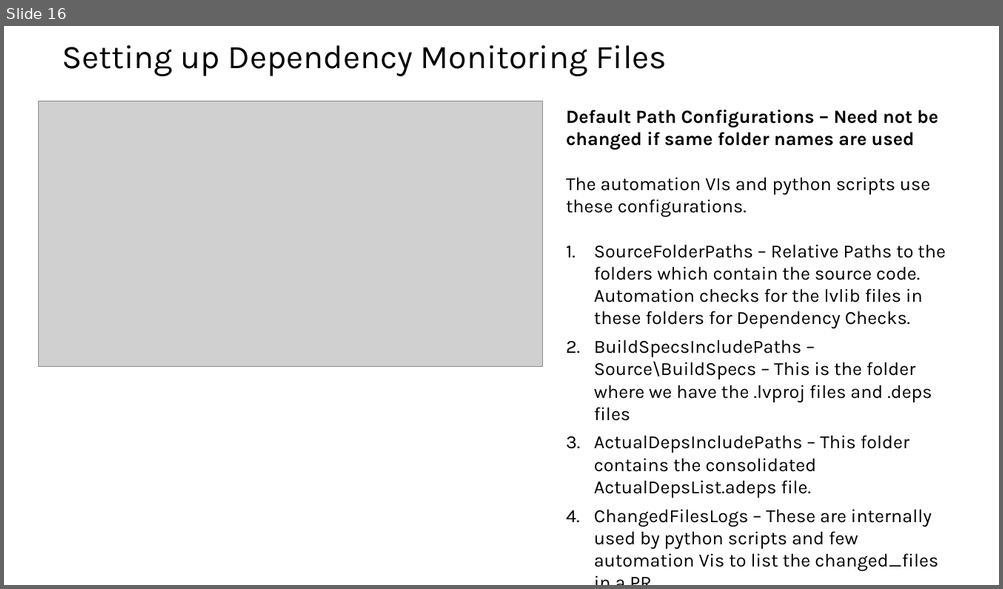
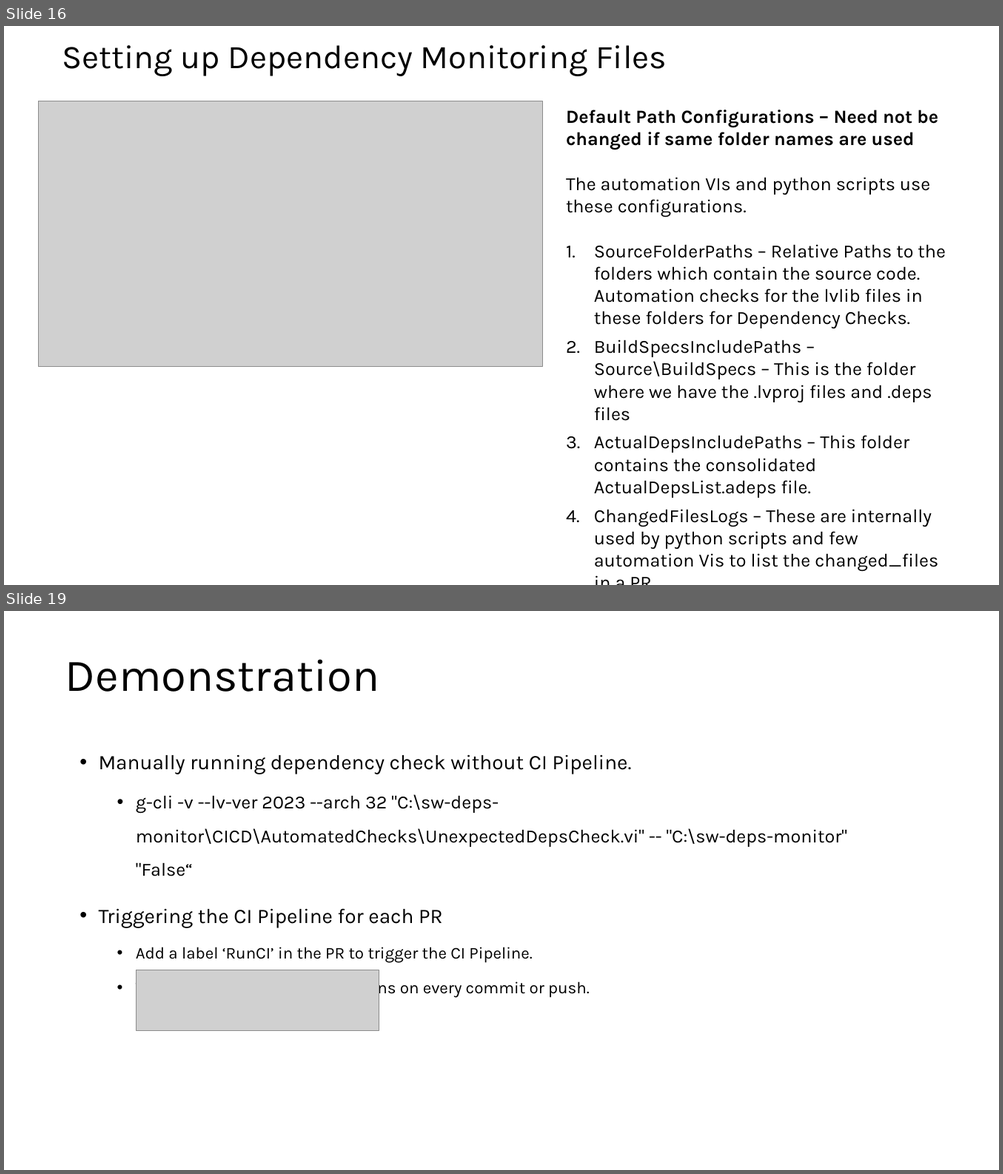
Before and after one commit to karthick-shanmuga/sw-deps-monitor, a slide deck: Docs/Automated Dependency Monitoring in CI Pipeline.pptx. Shown one above the other, each under a label of ours: slide 16 before the commit, slides 16 and 19 after it; the slides between them are not shown. The pictures are 1003x589 and 1003x1174 pixels, drawn with LibreOffice and Linux fonts; fonts in the diff are those of the drawing; grey boxes stand for pictures. Boxes give left, top, right and bottom in pixels: in the first picture for what was removed or moved away, otherwise in the second. Text is boxed around its words. In the diff, an @@ line names an element or a change of style, - is before the commit and + after.

Commit message:
Updated presentation with additional details and screenshots (#16)

```diff
--- a/Docs/Automated Dependency Monitoring in CI Pipeline.pptx
+++ b/Docs/Automated Dependency Monitoring in CI Pipeline.pptx
@@ slide 19 added at [4, 611, 999, 1170], background #FFFFFF @@
@@ title added at [65, 659, 380, 692], 44 pt, text #000000 @@
+Demonstration
@@ text added at [99, 755, 848, 999], 18 pt, text #000000 @@
+• Manually running dependency check without CI Pipeline.
+  • g-cli -v --lv-ver 2023 --arch 32 "C:\sw-deps-monitor\CICD\AutomatedChecks\UnexpectedDepsCheck.vi" -- "C:\sw-deps-monitor" "False“
+• Triggering the CI Pipeline for each PR
+  • Add a label ‘RunCI’ in the PR to trigger the CI Pipeline.
+  • This helps avoid unnecessary runs on every commit or push.
@@ picture added at [136, 971, 379, 1031] @@
```
Also in this commit, not shown: 12 slides changed, 4 other slides added, 2 slides removed.
